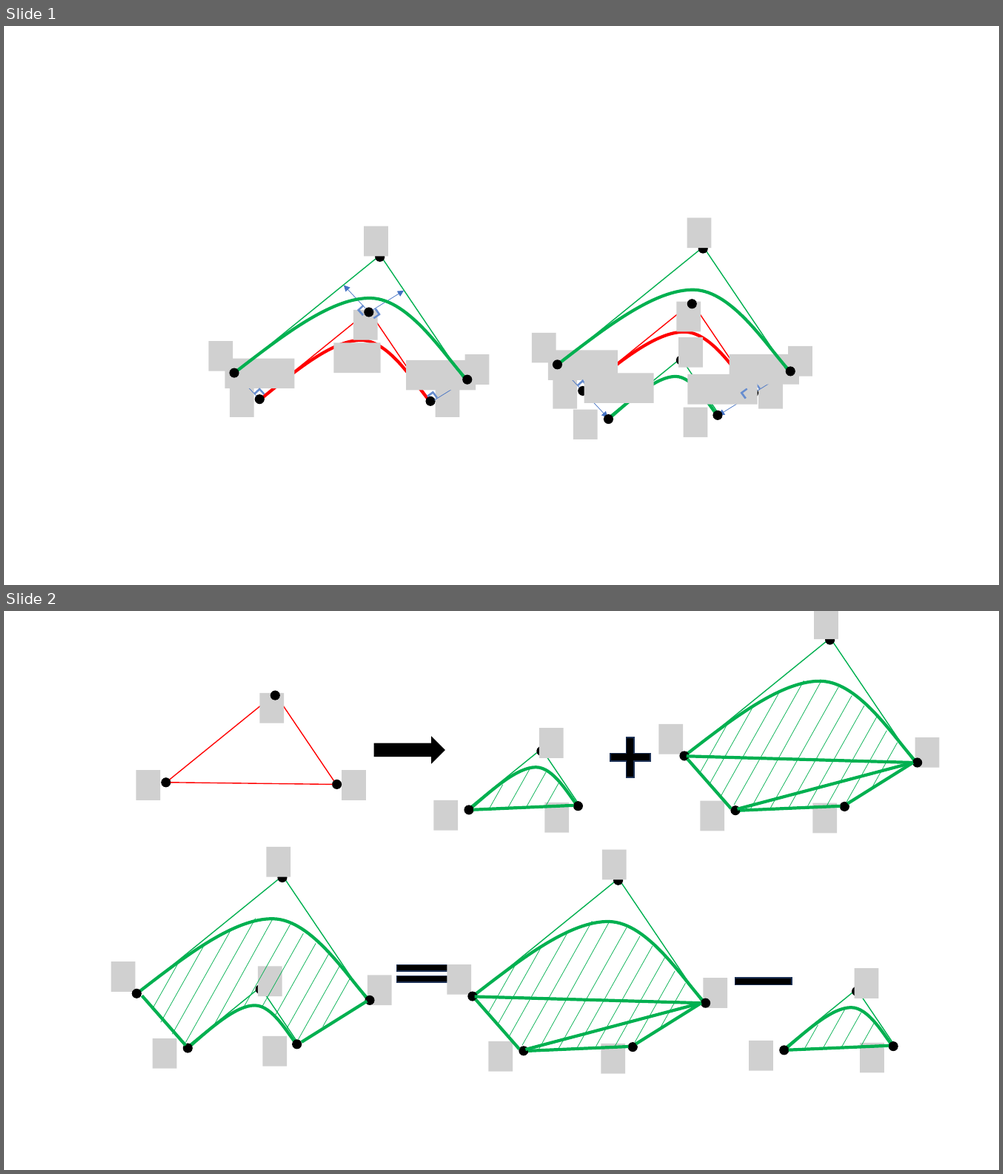
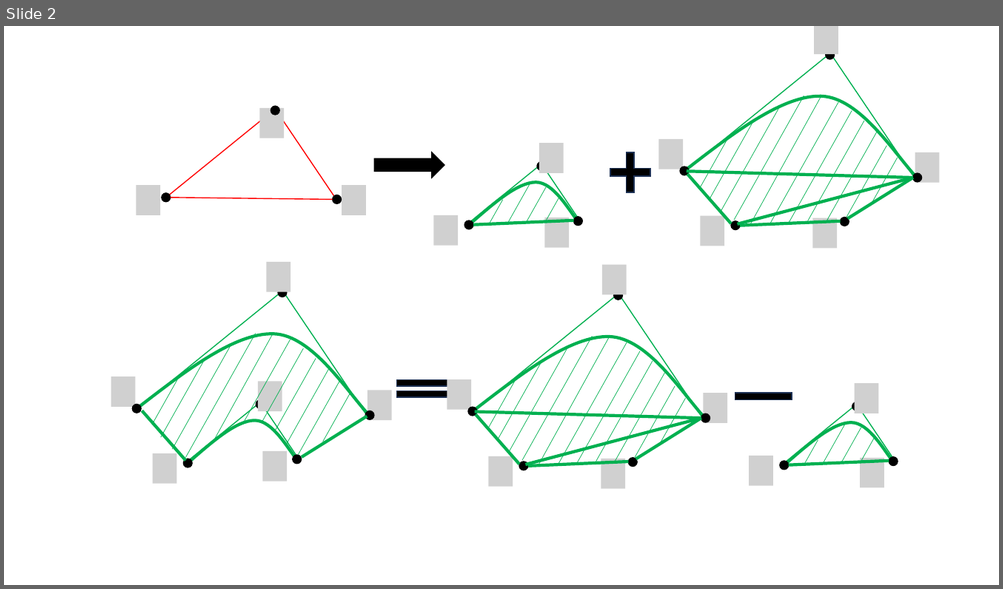
Before and after one commit to tuzhong007/StrokeRenderingXMU, a slide deck: assets/pictures/picsHolder.pptx. Shown one above the other, each under a label of ours: slides 1 and 2 before the commit, slide 2 after it. The pictures are 1003x1174 and 1003x589 pixels, drawn with LibreOffice and Linux fonts; fonts in the diff are those of the drawing; grey boxes stand for pictures. Boxes give left, top, right and bottom in pixels: in the first picture for what was removed or moved away, otherwise in the second. Text is boxed around its words. In the diff, an @@ line names an element or a change of style, - is before the commit and + after.

```diff
--- a/assets/pictures/picsHolder.pptx
+++ b/assets/pictures/picsHolder.pptx
@@ slide 1 removed at (4,26,999,585), background #FFFFFF @@
@@ picture removed at (364,227,388,257) @@
@@ freeform shape removed at (234,266,481,437) @@
@@ line removed from (235, 374) to (380, 255) @@
@@ ellipse removed at (375,253,384,262) @@
@@ line removed from (466, 382) to (381, 256) @@
@@ arrow removed from (365, 309) to (344, 286) @@
@@ arrow removed from (373, 310) to (404, 291) @@
@@ line removed from (260, 400) to (369, 311) @@
@@ picture removed at (353,310,378,340) @@
@@ corner removed at (358,306,367,315) @@
@@ ellipse removed at (364,308,373,317) @@
@@ line removed from (431, 402) to (369, 311) @@
@@ corner removed at (370,309,380,318) @@
@@ freeform shape removed at (260,316,442,446) @@
@@ picture removed at (208,341,233,372) @@
@@ picture removed at (334,343,381,373) @@
@@ picture removed at (465,355,489,385) @@
@@ picture removed at (225,359,294,389) @@
@@ ellipse removed at (230,369,239,378) @@
@@ arrow removed from (256, 397) to (235, 373) @@
@@ picture removed at (406,360,475,390) @@
@@ ellipse removed at (463,376,472,385) @@
@@ picture removed at (229,387,254,417) @@
@@ corner removed at (255,389,264,398) @@
@@ ellipse removed at (256,395,264,404) @@
@@ ellipse removed at (427,397,435,406) @@
@@ corner removed at (427,392,437,401) @@
@@ arrow removed from (435, 400) to (466, 381) @@
@@ picture removed at (435,387,460,417) @@
@@ group removed at (532,218,813,448): 13 pictures, 9 ellipses, 6 lines, 4 arrows, 4 corners, 3 freeform shapes @@
```
Also in this commit, not shown: 1 slide changed, 2 slides added, 3 other files.
